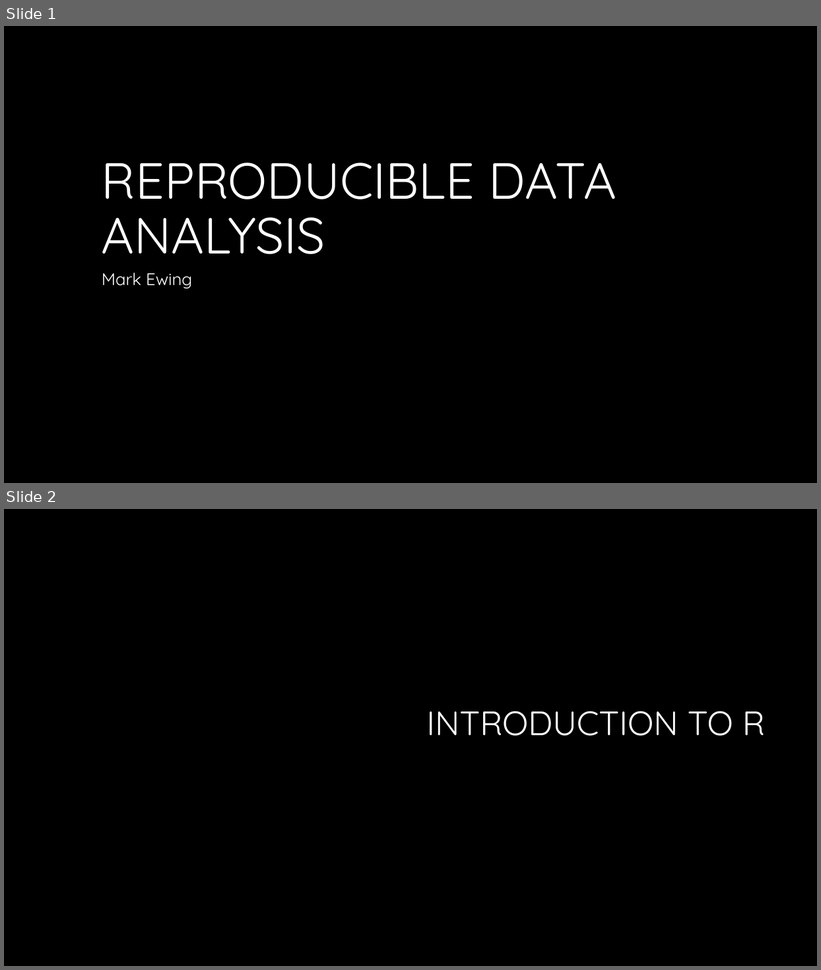
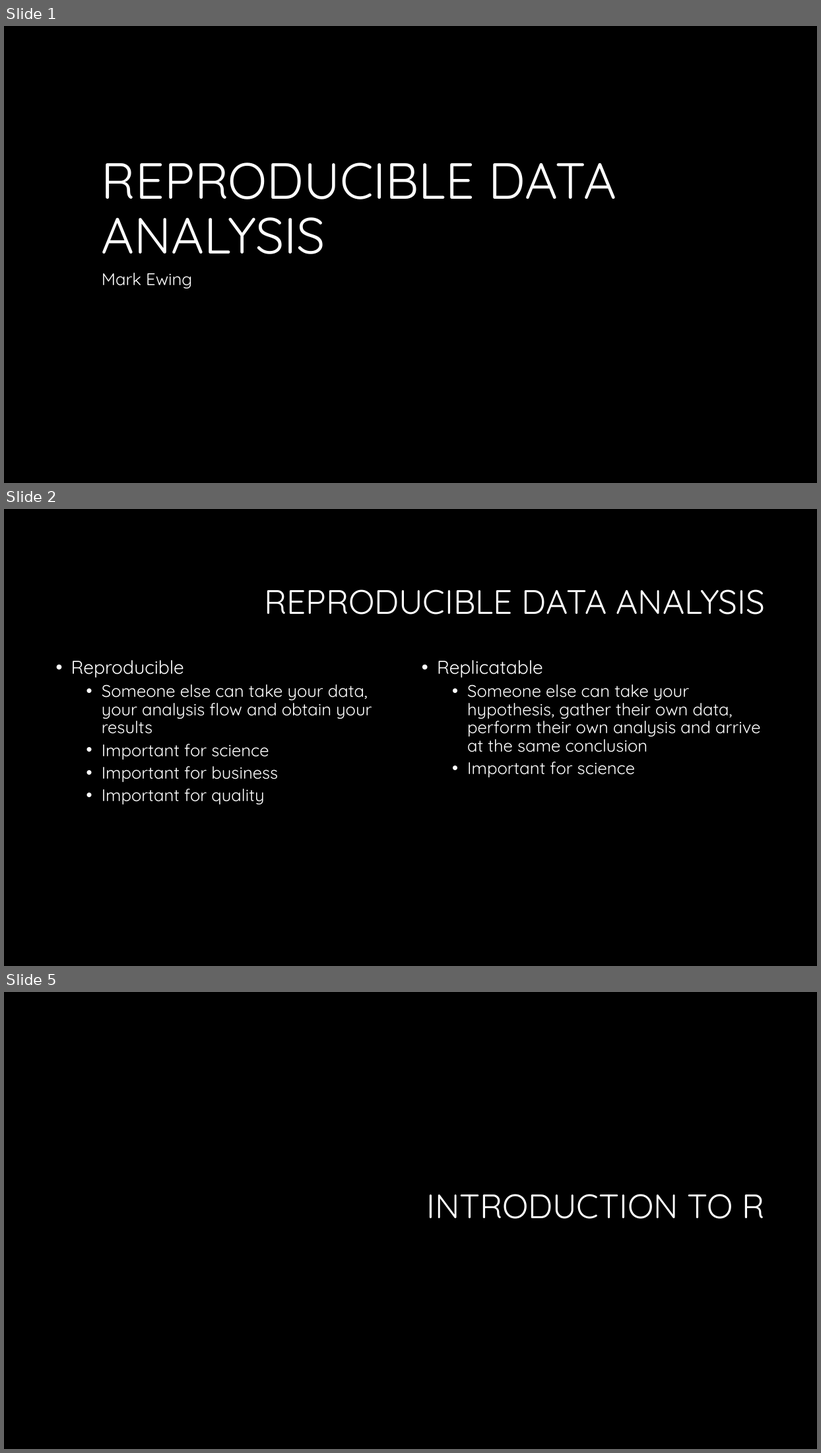
Before and after one commit to bmewing/TCQF2016, a slide deck: Reproducible data analysis.pptx. Shown one above the other, each under a label of ours: slides 1 and 2 before the commit, slides 1, 2 and 5 after it; the slides between them are not shown. The pictures are 821x970 and 821x1453 pixels, drawn with LibreOffice and Linux fonts; fonts in the diff are those of the drawing; background and template pictures are left out. Boxes give left, top, right and bottom in pixels: in the first picture for what was removed or moved away, otherwise in the second. Text is boxed around its words. In the diff, an @@ line names an element or a change of style, - is before the commit and + after.

```diff
--- a/Reproducible data analysis.pptx
+++ b/Reproducible data analysis.pptx
@@ slide 2 added at [4, 509, 817, 966], background #000000 @@
@@ title added at [264, 590, 766, 615], 40 pt, text #FFFFFF @@
+REPRODUCIBLE DATA ANALYSIS
@@ text added at [71, 660, 372, 805], 20 pt, text #FFFFFF @@
+• Reproducible
+  • Someone else can take your data, your analysis flow and obtain your results
+  • Important for science
+  • Important for business
+  • Important for quality
@@ text added at [437, 660, 760, 778], 20 pt, text #FFFFFF @@
+• Replicatable
+  • Someone else can take your hypothesis, gather their own data, perform their own analysis and arrive at the same conclusion
+  • Important for science
@@ what was slide 2 is now slide 5 @@
```
Also in this commit, not shown: 25 other slides added, 1 slide removed, 5 other files.
